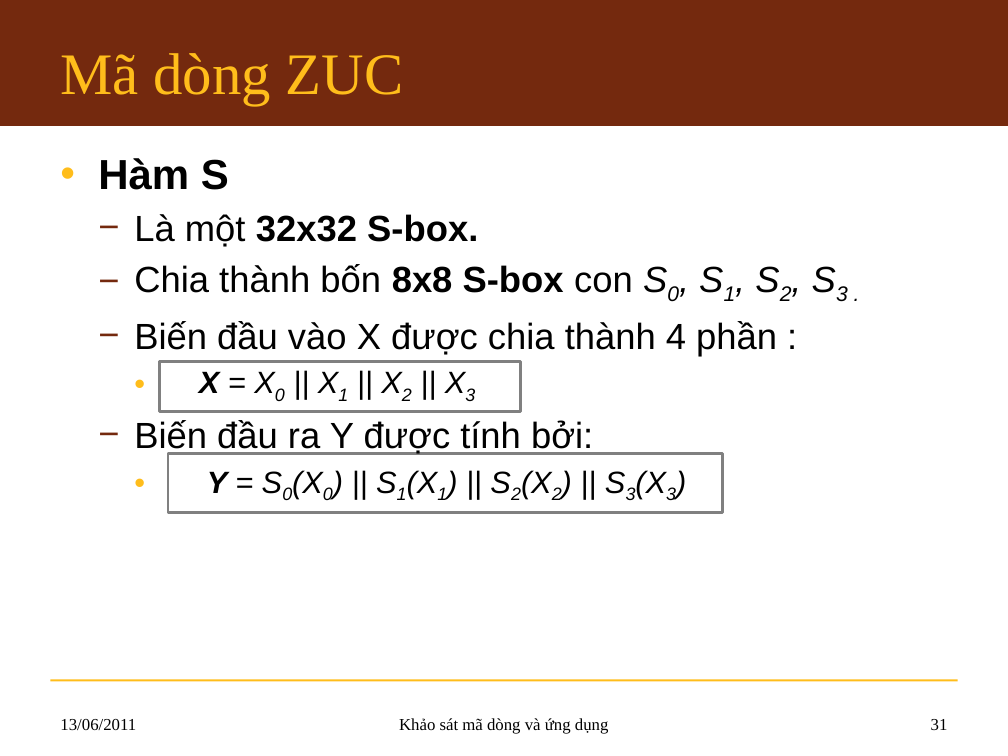
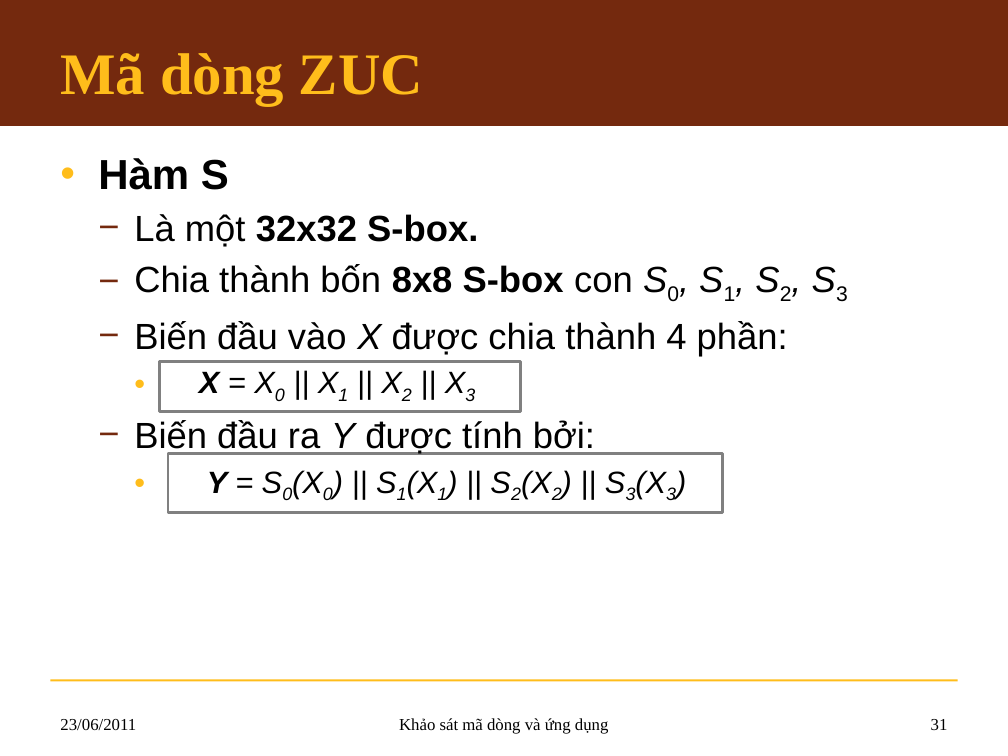
Before and after one commit to hemprasad/lvmm-sc, a slide deck: slide 31 of 7.Slide/KLTN_Slide.pptx. Drawn at 1008x756 pixels with LibreOffice and Linux fonts; fonts in the diff are those of the drawing; background and template pictures are left out. Boxes give left, top, right and bottom in pixels: in the first picture for what was removed or moved away, otherwise in the second. Text is boxed around its words. In the diff, an @@ line names an element or a change of style, - is before the commit and + after.

```diff
--- a/7.Slide/KLTN_Slide.pptx
+++ b/7.Slide/KLTN_Slide.pptx
@@ title "Mã dòng ZUC" at (60,53,423,105): bold on @@
@@ text at (134,264,788,357): text changed @@
-  − Chia thành bốn 8x8 S-box con S0, S1, S2, S3 .
-  − Biến đầu vào X được chia thành 4 phần :
+  − Chia thành bốn 8x8 S-box con S0, S1, S2, S3
+  − Biến đầu vào X được chia thành 4 phần:
@@ text at (134,420,595,456): italic on in "Y" @@
@@ text at (60,719,136,730): text changed @@
-13/06/2011
+23/06/2011
```
Also in this commit, not shown: 71 other slides changed.
